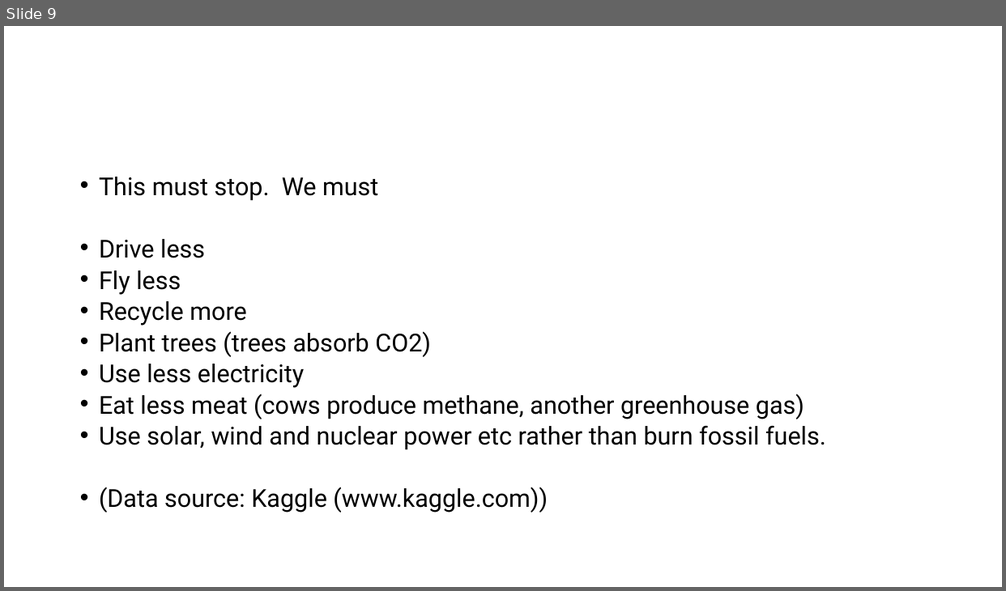
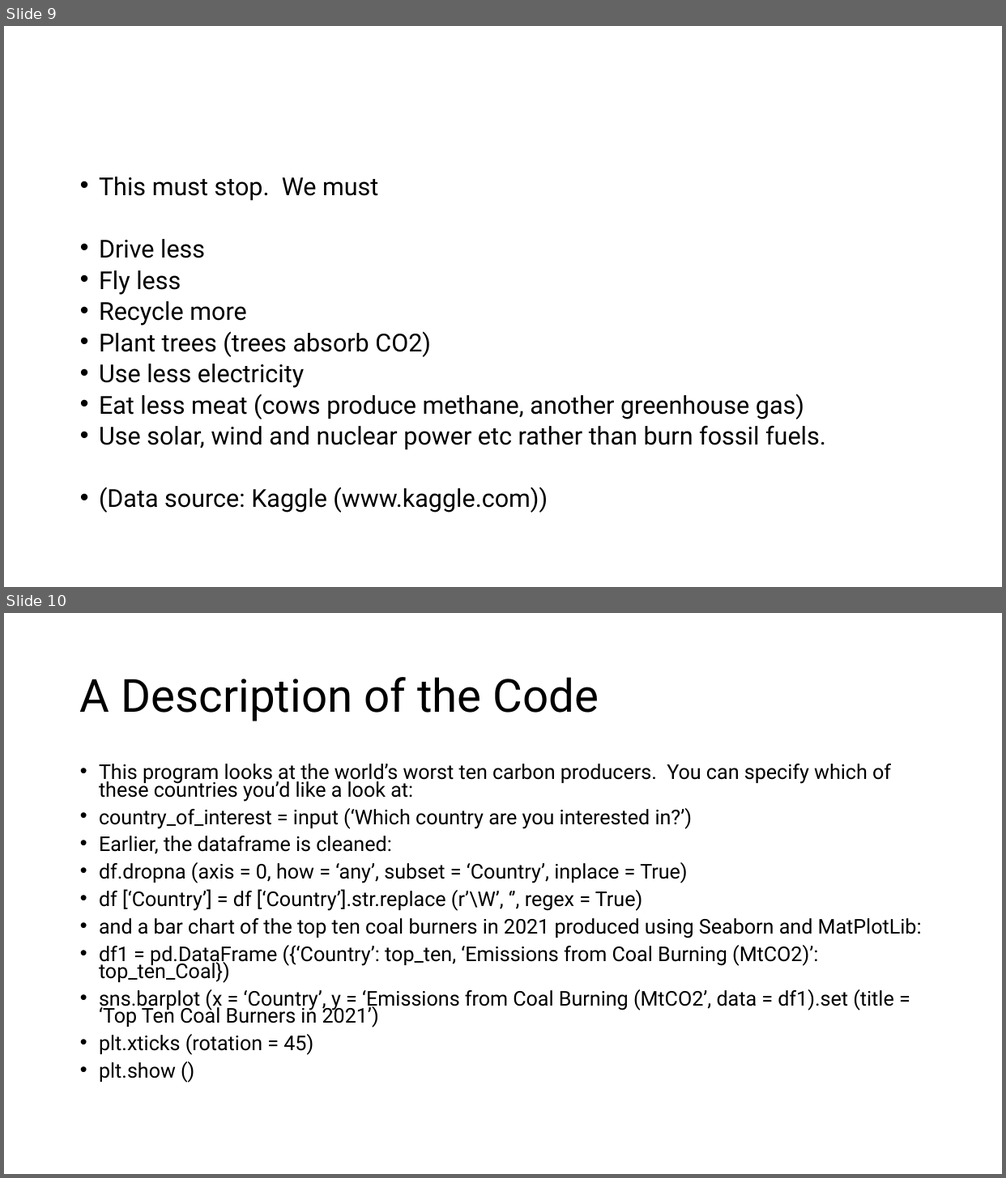
Before and after one commit to ddaniel2024/Project-3, a slide deck: Anthropogenic_CO2.pptx. Shown one above the other, each under a label of ours: slide 9 before the commit, slides 9 and 10 after it. The pictures are 1006x591 and 1006x1178 pixels, drawn with LibreOffice and Linux fonts; fonts in the diff are those of the drawing. Boxes give left, top, right and bottom in pixels: in the first picture for what was removed or moved away, otherwise in the second. Text is boxed around its words. In the diff, an @@ line names an element or a change of style, - is before the commit and + after.

```diff
--- a/Anthropogenic_CO2.pptx
+++ b/Anthropogenic_CO2.pptx
@@ slide 10 added at (x1=4, y1=613, x2=1002, y2=1174), background #FFFFFF @@
@@ title added at (x1=80, y1=677, x2=599, y2=722), 44 pt, text #000000 @@
+A Description of the Code
@@ text added at (x1=99, y1=764, x2=922, y2=1082), 19.6 pt, text #000000 @@
+• This program looks at the world’s worst ten carbon producers. You can specify which of these countries you’d like a look at:
+• country_of_interest = input (‘Which country are you interested in?’)
+• Earlier, the dataframe is cleaned:
+• df.dropna (axis = 0, how = ‘any’, subset = ‘Country’, inplace = True)
+• df [‘Country’] = df [‘Country’].str.replace (r’\W’, ‘’, regex = True)
+• and a bar chart of the top ten coal burners in 2021 produced using Seaborn and MatPlotLib:
+• df1 = pd.DataFrame ({‘Country’: top_ten, ‘Emissions from Coal Burning (MtCO2)’: top_ten_Coal})
+• sns.barplot (x = ‘Country’, y = ‘Emissions from Coal Burning (MtCO2’, data = df1).set (title = ‘Top Ten Coal Burners in 2021’)
+• plt.xticks (rotation = 45)
+• plt.show ()
```
Also in this commit, not shown: 1 other slide added.
